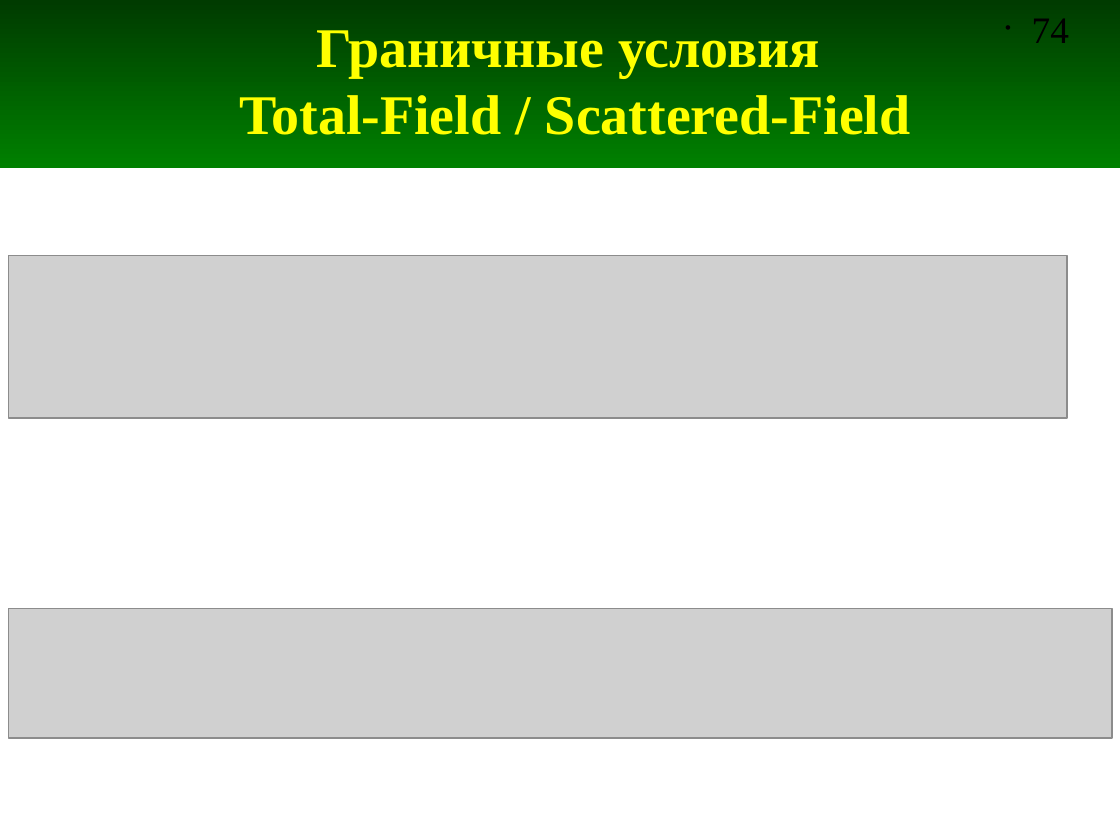
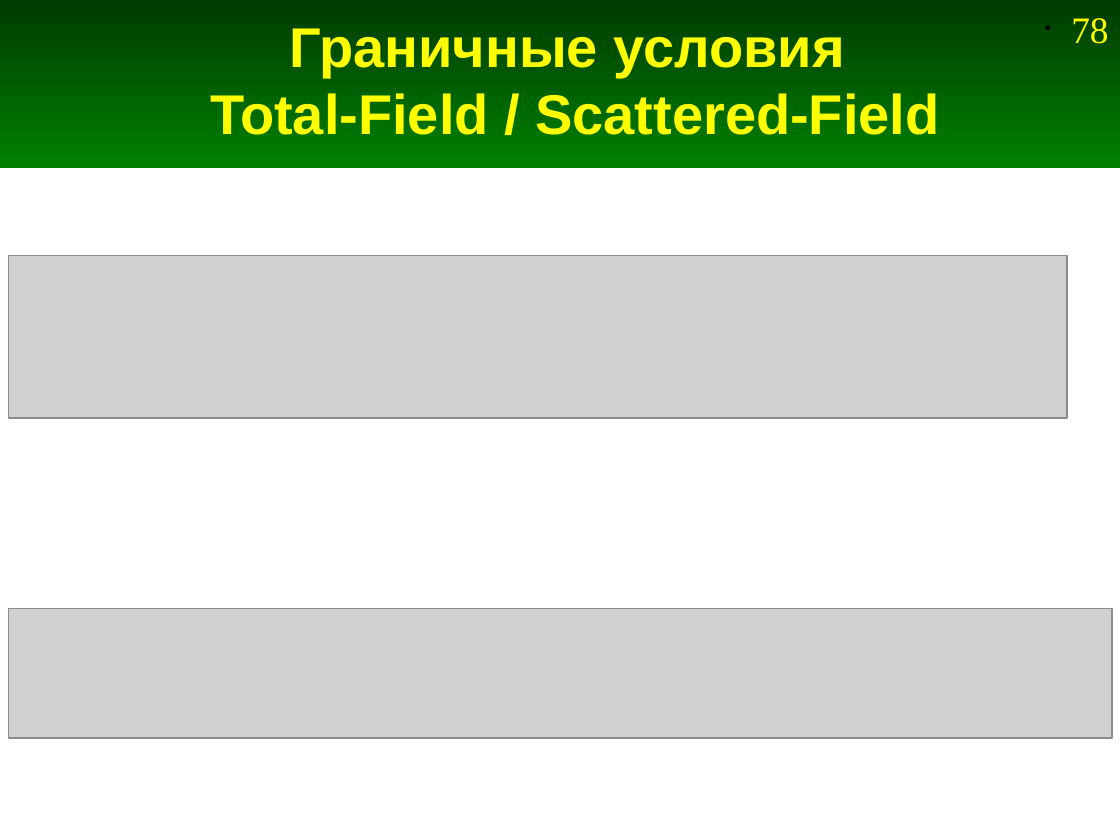
Before and after one commit to andris0147sv/modelling, a slide deck: slide 78 of presentations/2. FDTD.odp (slide 74 before the commit). Drawn at 1120x840 pixels with LibreOffice and Linux fonts; fonts in the diff are those of the drawing; grey boxes stand for pictures. Boxes give left, top, right and bottom in pixels: in the first picture for what was removed or moved away, otherwise in the second. Text is boxed around its words. In the diff, an @@ line names an element or a change of style, - is before the commit and + after.

```diff
--- a/presentations/2. FDTD.odp
+++ b/presentations/2. FDTD.odp
@@ title "Граничные условия Total-Field / Scattered-Field" at bbox=[210, 28, 939, 135]: font Times New Roman to Arial @@
@@ page number removed at bbox=[1032, 18, 1069, 43] @@
-• 74
@@ page number added at bbox=[1071, 18, 1108, 44], 24 pt, text #FFFF00 @@
+• 78
```
Also in this commit, not shown: 253 other slides changed, 4 slides added, 6 other files.
